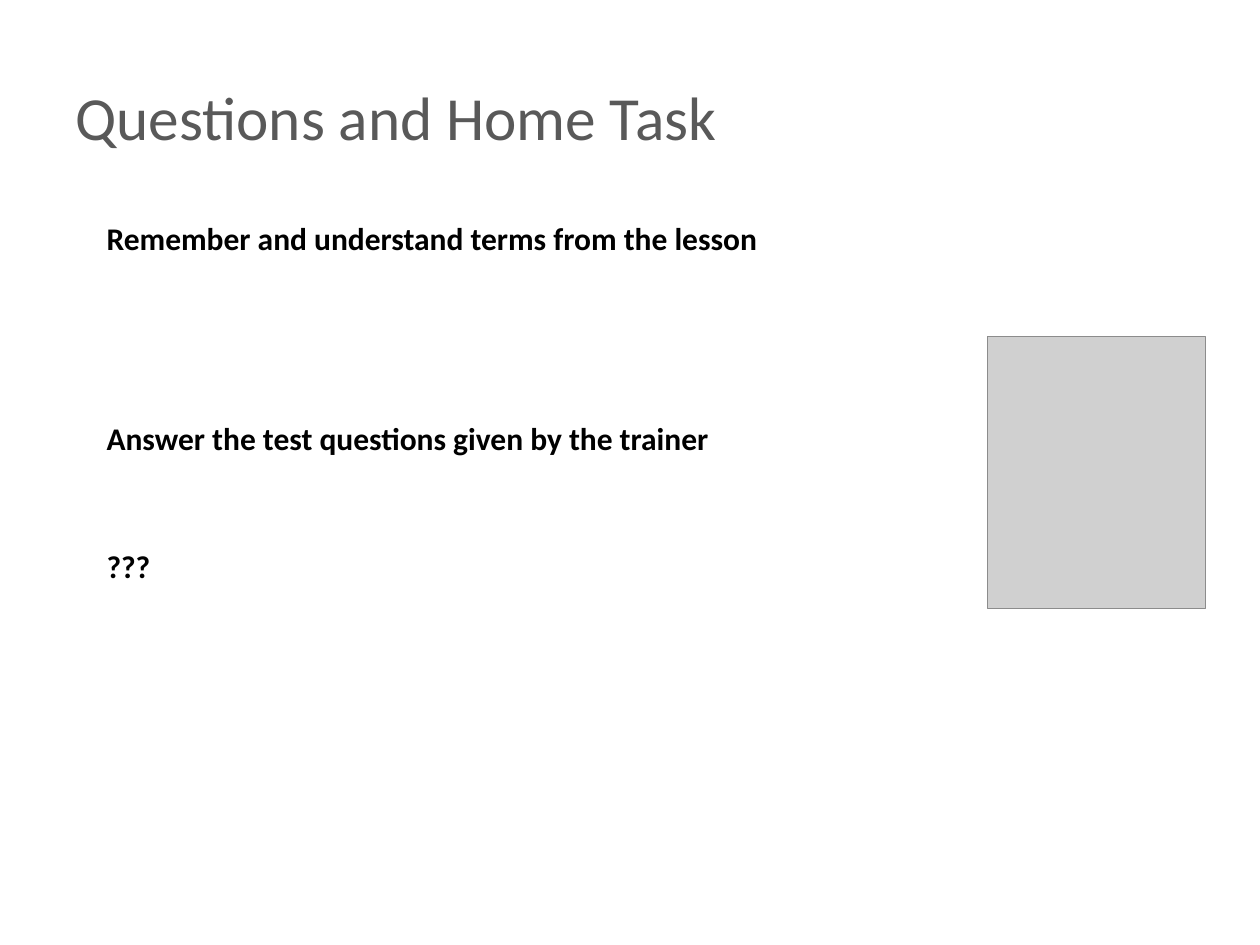
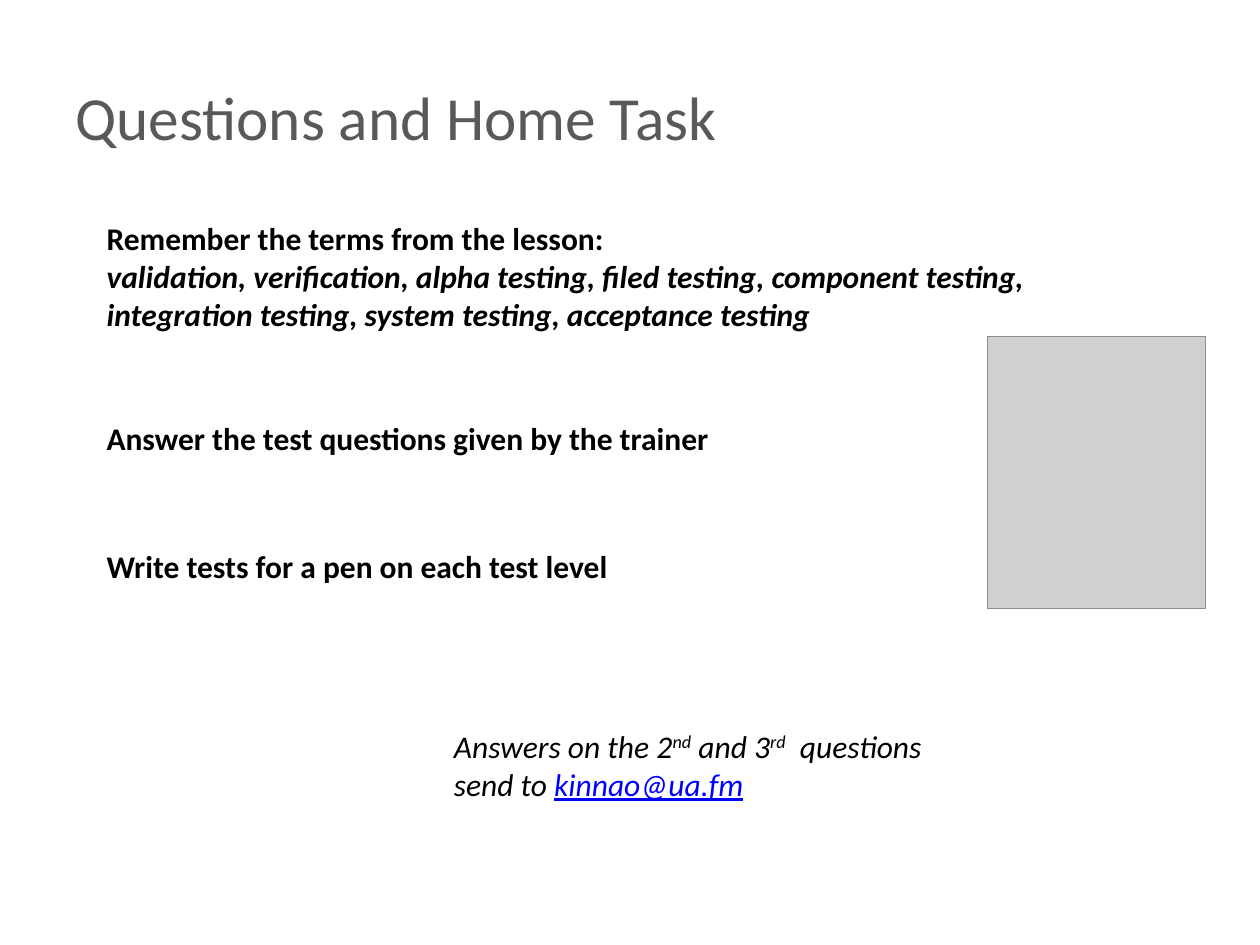
Before and after one commit to BigRacer/swtesting, a slide deck: slide 15 of inna/Занятие 2.pptx (slide 14 before the commit). Drawn at 1260x945 pixels with LibreOffice and Linux fonts; fonts in the diff are those of the drawing; grey boxes stand for pictures; background and template pictures are left out. Boxes give left, top, right and bottom in pixels: in the first picture for what was removed or moved away, otherwise in the second. Text is boxed around its words. In the diff, an @@ line names an element or a change of style, - is before the commit and + after.

```diff
--- a/inna/Занятие 2.pptx
+++ b/inna/Занятие 2.pptx
@@ text at [107, 228, 1024, 332]: text changed; italic on @@
-Remember and understand terms from the lesson
+Remember the terms from the lesson:
+validation, verification, alpha testing, filed testing, component testing, integration testing, system testing, acceptance testing
@@ text at [107, 556, 608, 583]: text changed @@
-???
+Write tests for a pen on each test level
@@ text added at [454, 736, 921, 801], 18 pt, text #000000, italic @@
+Answers on the 2nd and 3rd questions send to kinnao@ua.fm
```
Also in this commit, not shown: 7 other slides changed, 2 slides added, 1 slide removed, 2 other files.
